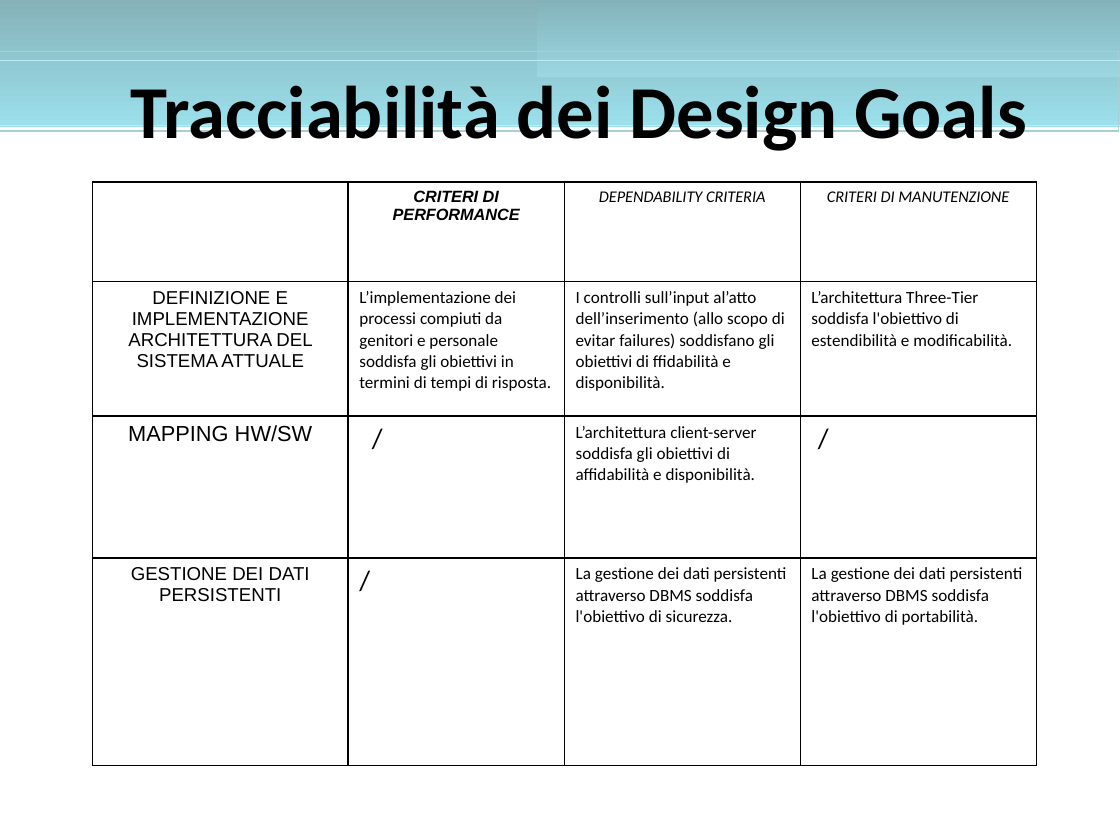
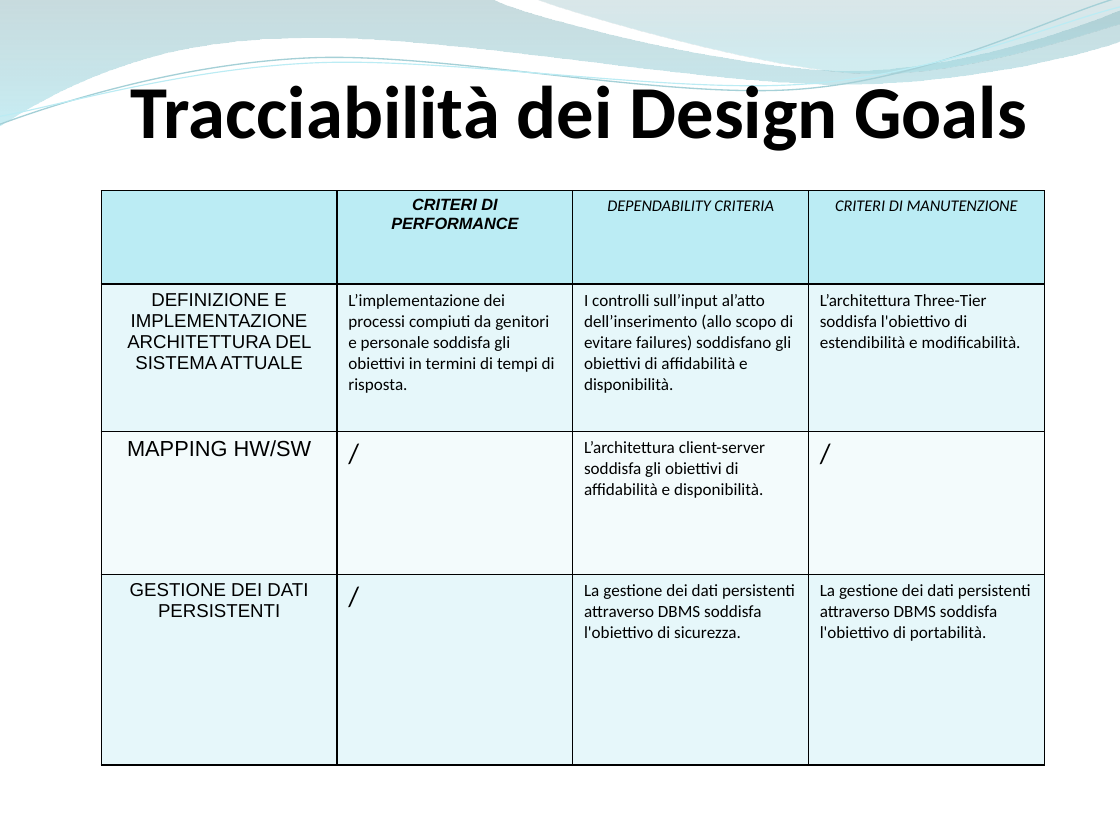
Before and after one commit to ammirate/at-silo, a slide deck: slide 23 of Presentazione/Atsilo1/Micco/Atsilo_A_Micco.pptx (slide 22 before the commit). Drawn at 1120x840 pixels with LibreOffice and Linux fonts; fonts in the diff are those of the drawing. Boxes give left, top, right and bottom in pixels: in the first picture for what was removed or moved away, otherwise in the second. Text is boxed around its words. In the diff, an @@ line names an element or a change of style, - is before the commit and + after.

```diff
--- a/Presentazione/Atsilo1/Micco/Atsilo_A_Micco.pptx
+++ b/Presentazione/Atsilo1/Micco/Atsilo_A_Micco.pptx
@@ rectangle removed at bbox=[0, 0, 1120, 127] @@
@@ freeform shape added at bbox=[0, 0, 1120, 127], fill gradient #86B2B9 to #9BE0EC @@
@@ freeform shape added at bbox=[0, 0, 1120, 131], outline #A5D0D7 0.85 pt @@
@@ freeform shape added at bbox=[0, 7, 1120, 125], outline #BBECF4 0.75 pt @@
@@ rectangle removed at bbox=[536, 0, 1120, 77] @@
@@ freeform shape added at bbox=[536, 0, 1120, 77], fill gradient #84B3BB to #9BD7E1 @@
@@ rectangle removed at bbox=[0, 52, 1119, 131] @@
@@ text "Tracciabilità dei Design Goals" rewrapped from bbox=[131, 85, 1026, 155] to bbox=[131, 76, 1026, 151] @@
@@ rectangle removed at bbox=[0, 60, 1120, 125] @@
@@ table at bbox=[102, 190, 1047, 765] @@
-row 2, column 3: I controlli sull’input al’atto dell’inserimento (allo scopo di evitar failures) soddisfano gli obiettivi di ffidabilità e disponibilità.
+row 2, column 3: I controlli sull’input al’atto dell’inserimento (allo scopo di evitare failures) soddisfano gli obiettivi di affidabilità e disponibilità.
@@ fill none to #BBECF4 in 3 cells @@
@@ fill none to #E7F8FB in 8 cells @@
@@ fill none to #F3FBFD in row 3 @@
@@ borders changed @@
@@ table: place and size @@
-table at bbox=[93, 181, 1037, 765]
+table at bbox=[102, 190, 1047, 765]
```
Also in this commit, not shown: 16 other slides changed, 7 slides added, 6 slides removed.
